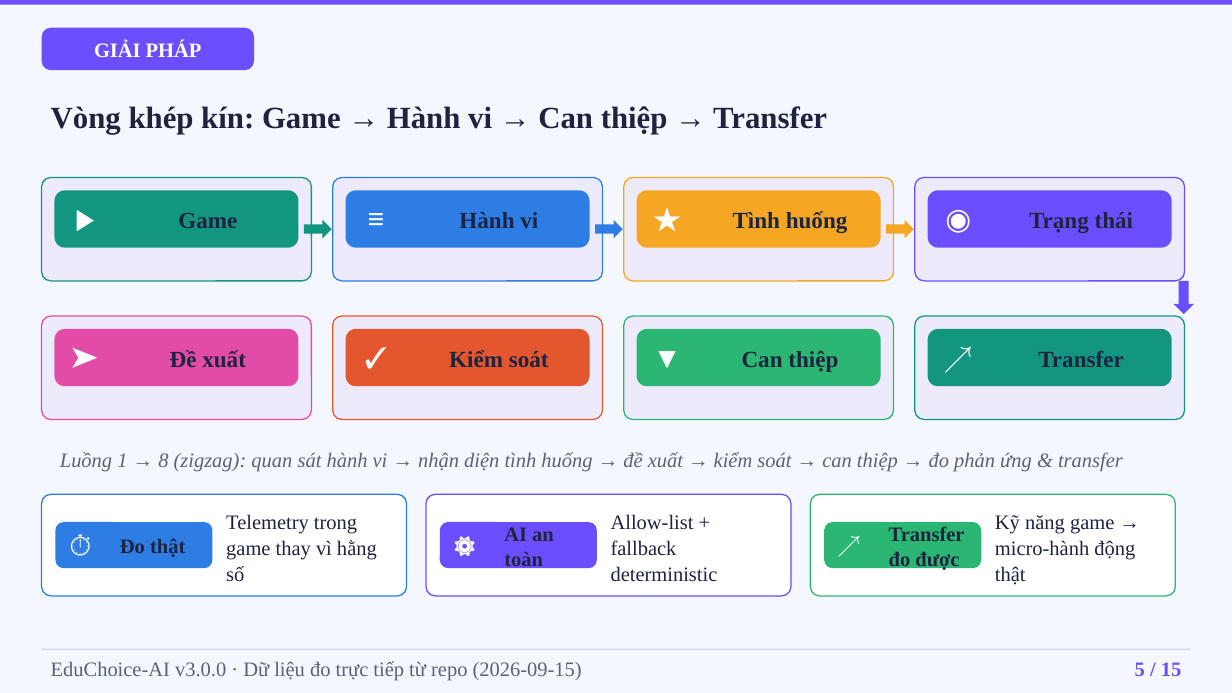
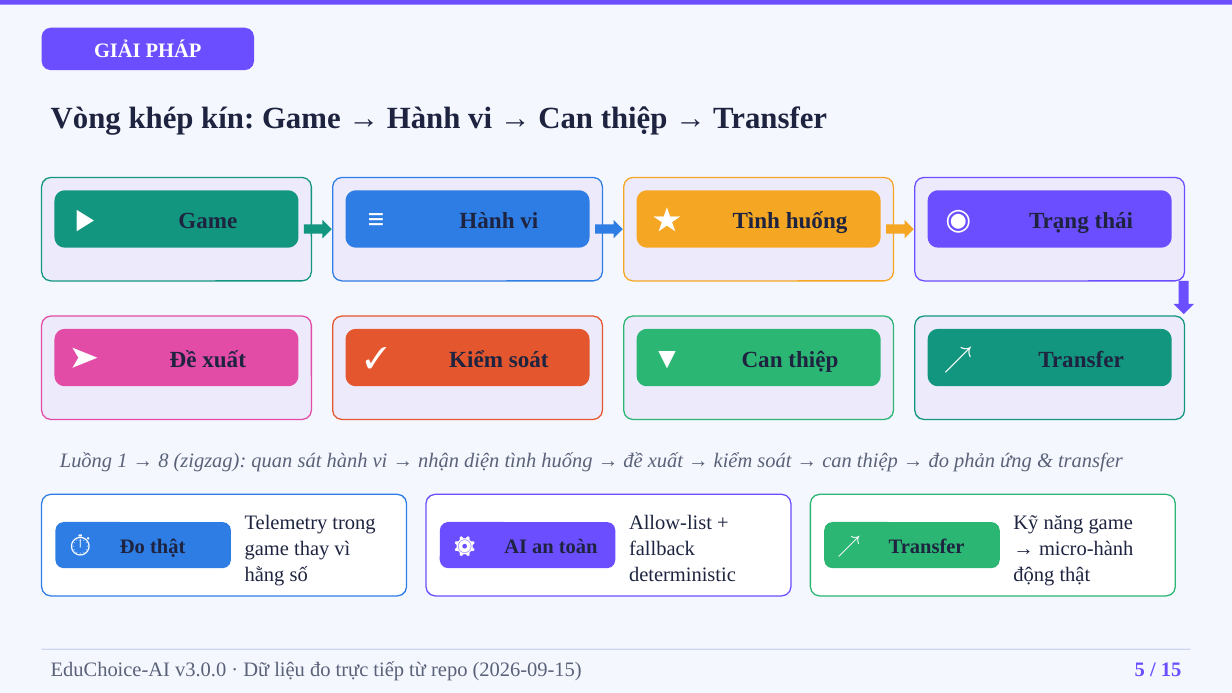
Before and after one commit to ltliem89/EduChoice, a slide deck: slide 5 of dist/presentation/01_EduChoice-AI_Presentation.pptx. Drawn at 1232x693 pixels with LibreOffice and Linux fonts; fonts in the diff are those of the drawing. Boxes give left, top, right and bottom in pixels: in the first picture for what was removed or moved away, otherwise in the second. Text is boxed around its words. In the diff, an @@ line names an element or a change of style, - is before the commit and + after.

```diff
--- a/dist/presentation/01_EduChoice-AI_Presentation.pptx
+++ b/dist/presentation/01_EduChoice-AI_Presentation.pptx
@@ text "Telemetry trong game thay vì ..." rewrapped from [226,514,377,581] to [245,514,375,586] @@
@@ text "Allow-list + fallback deterministic": place and size @@
-text "Allow-list + fallback deterministic" at [611,514,718,582]
+text "Allow-list + fallback deterministic" at [629,514,736,581]
@@ text "Kỹ năng game → micro-hành ..." rewrapped from [995,515,1135,585] to [1013,515,1133,586] @@
@@ rounded rectangle: place and size @@
-rounded rectangle at [55,522,213,568]
+rounded rectangle at [55,522,231,568]
@@ rounded rectangle: place and size @@
-rounded rectangle at [440,522,597,568]
+rounded rectangle at [440,522,616,568]
@@ text "AI an toàn" rewrapped from [504,527,554,571] to [504,538,598,553] @@
@@ rounded rectangle: place and size @@
-rounded rectangle at [824,522,982,568]
+rounded rectangle at [824,522,1000,568]
@@ text at [889,538,965,553]: text changed @@
-Transfer đo được
+Transfer
```
Also in this commit, not shown: 3 other slides changed, 13 other files.
